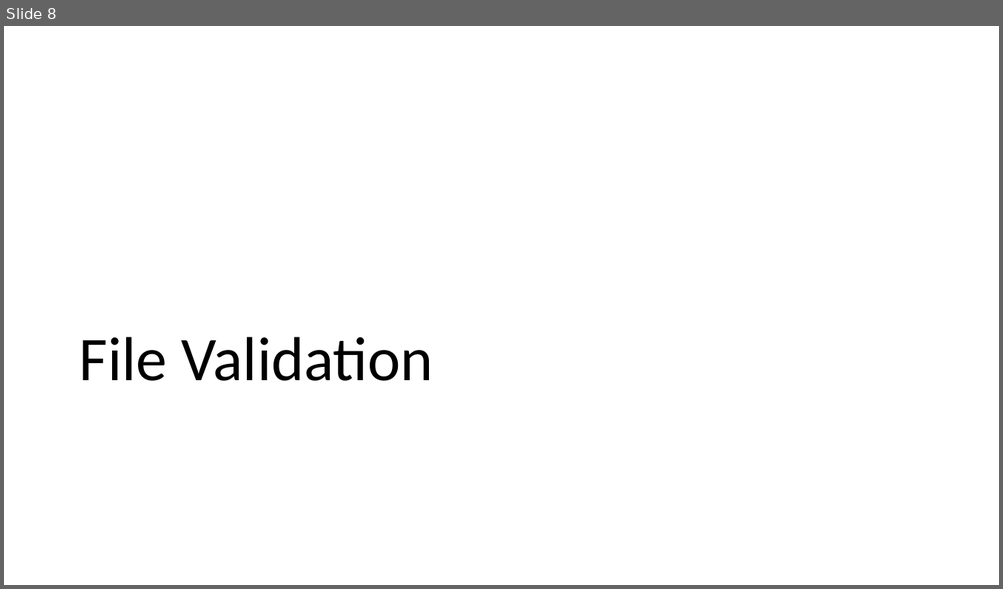
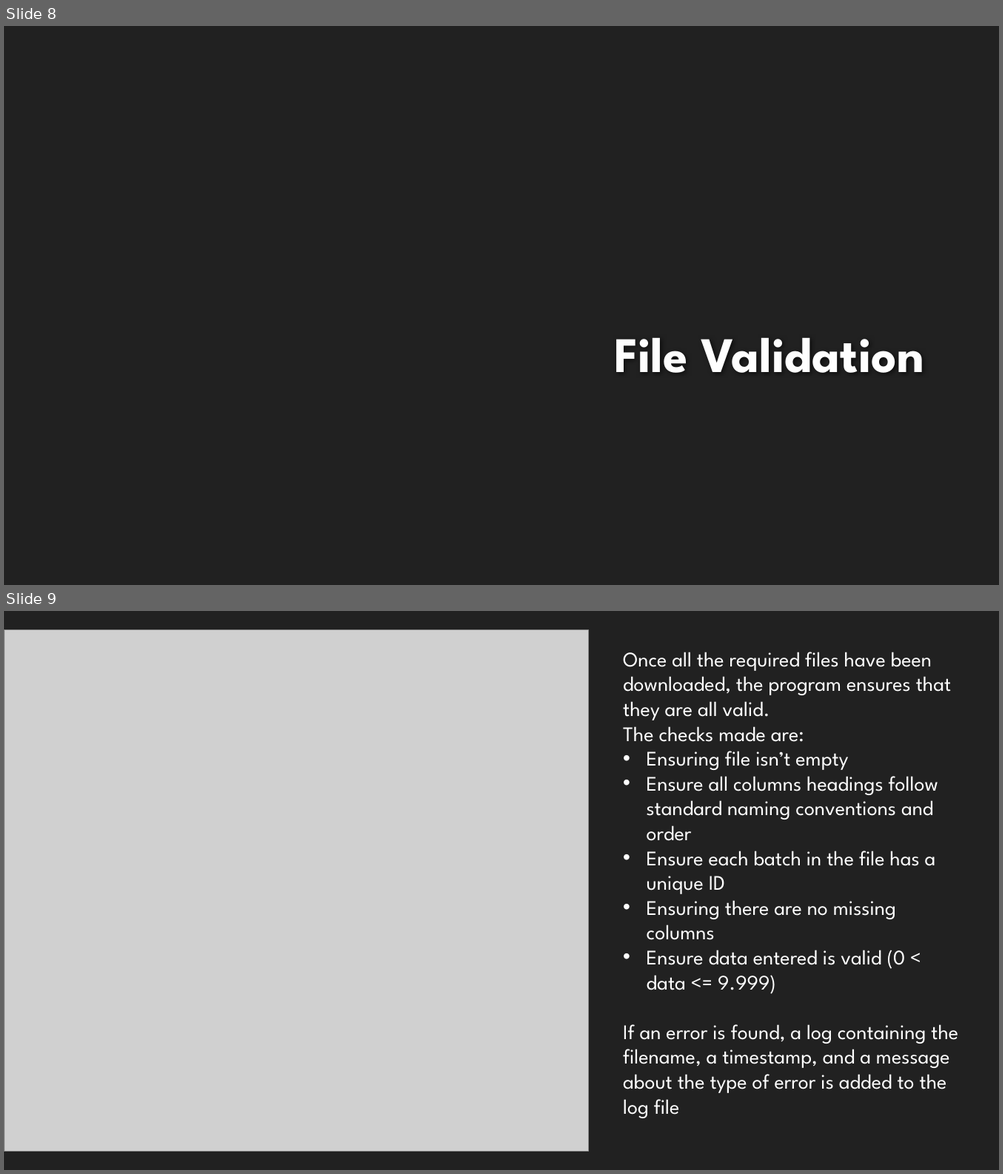
Before and after one commit to LittleDinoCake/CF-Project, a slide deck: Presentation.pptx. Shown one above the other, each under a label of ours: slide 8 before the commit, slides 8 and 9 after it. The pictures are 1003x589 and 1003x1174 pixels, drawn with LibreOffice and Linux fonts; fonts in the diff are those of the drawing; grey boxes stand for pictures; background and template pictures are left out. Boxes give left, top, right and bottom in pixels: in the first picture for what was removed or moved away, otherwise in the second. Text is boxed around its words. In the diff, an @@ line names an element or a change of style, - is before the commit and + after.

```diff
--- a/Presentation.pptx
+++ b/Presentation.pptx
@@ slide 9 added at (4, 611, 999, 1170), background #212121 @@
@@ picture added at (4, 629, 588, 1151) @@
@@ text added at (623, 652, 958, 1119), 20 pt, text #FFFFFF @@
+Once all the required files have been downloaded, the program ensures that they are all valid.
+The checks made are:
+• Ensuring file isn’t empty
+• Ensure all columns headings follow standard naming conventions and order
+• Ensure each batch in the file has a unique ID
+• Ensuring there are no missing columns
+• Ensure data entered is valid (0 < data <= 9.999)
+If an error is found, a log containing the filename, a timestamp, and a message about the type of error is added to the log file
@@ slide 8 changed as well @@
@@ background #FFFFFF to #212121 @@
@@ title "File Validation": place and size @@
-title "File Validation" at (79, 337, 433, 381)
+title "File Validation" at (614, 338, 924, 373)
@@ title "File Validation" at (614, 338, 924, 373): size 60 to 48 pt, font Calibri to League Spartan, text colour #000000 to #FEFEFE, bold on; alignment left to right; line spacing 0.9 to 1 @@
```
Also in this commit, not shown: 7 other slides changed, 5 other slides added, 1 slide removed.
